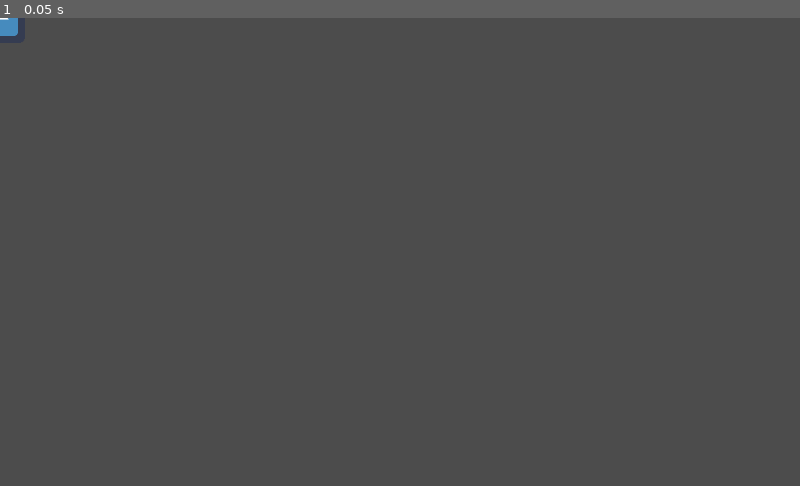
Above: before the commit, frame 1.
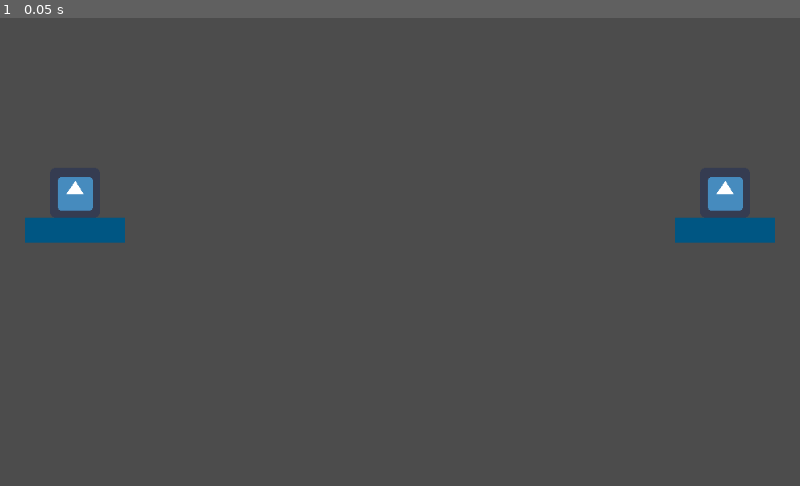
Above: after the commit, the same moment.

Repository: PoliPyc/DIYTournament
Game: Godot game, scene res://World.tscn
Two runs of this game, one before a commit and one after it. Both use one fixed random seed, a clock stepped at 60 frames per second and the inputs below. The engine's default icon, where the game draws it, is replaced by a stand-in: a white triangle on a blue panel in a dark square.
Inputs:
- Up to frame 1 (0.05 s): no input

The runs differ from the first frame. In frame 1, 2.1% of the frame differs, in the area x 0-97%, y 0-49%.

Commit message:
test world and player rebuild

Diff:
--- a/Player_model.tscn
+++ b/Player_model.tscn
@@ -1,16 +1,23 @@
-[gd_scene load_steps=3 format=2]
+[gd_scene load_steps=6 format=2]
 
 [ext_resource path="res://icon.png" type="Texture" id=1]
+[ext_resource path="res://Builder.tscn" type="PackedScene" id=2]
+[ext_resource path="res://Projectile_spawn.tscn" type="PackedScene" id=3]
+[ext_resource path="res://State.tscn" type="PackedScene" id=4]
 
 [sub_resource type="RectangleShape2D" id=1]
 extents = Vector2( 32, 32 )
 
-[node name="Player_model" type="Node"]
+[node name="Player_body" type="KinematicBody2D"]
 
 [node name="Sprite" type="Sprite" parent="."]
 texture = ExtResource( 1 )
 
-[node name="KinematicBody2D" type="KinematicBody2D" parent="."]
+[node name="CollisionShape2D" type="CollisionShape2D" parent="."]
+shape = SubResource( 1 )
 
-[node name="CollisionShape2D" type="CollisionShape2D" parent="KinematicBody2D"]
-shape = SubResource( 1 )
+[node name="Builder" parent="." instance=ExtResource( 2 )]
+
+[node name="Projectile_spawn" parent="." instance=ExtResource( 3 )]
+
+[node name="State" parent="." instance=ExtResource( 4 )]
--- a/World.tscn
+++ b/World.tscn
@@ -1,7 +1,7 @@
 [gd_scene load_steps=5 format=2]
 
 [ext_resource path="res://res/platform_tile.png" type="Texture" id=1]
-[ext_resource path="res://Player.tscn" type="PackedScene" id=2]
+[ext_resource path="res://Player_model.tscn" type="PackedScene" id=2]
 
 [sub_resource type="ConvexPolygonShape2D" id=1]
 points = PoolVector2Array( 0, 0, 32, 0, 32, 32, 0, 32 )
@@ -30,5 +30,10 @@
 tile_set = SubResource( 2 )
 cell_size = Vector2( 32, 32 )
 format = 1
+tile_data = PoolIntArray( 524289, 0, 0, 524290, 0, 0, 524291, 0, 0, 524292, 0, 0, 524315, 0, 0, 524316, 0, 0, 524317, 0, 0, 524318, 0, 0 )
 
-[node name="Player" parent="." instance=ExtResource( 2 )]
+[node name="Player_body" parent="." instance=ExtResource( 2 )]
+position = Vector2( 96, 224 )
+
+[node name="Player_body2" parent="." instance=ExtResource( 2 )]
+position = Vector2( 928, 224 )
